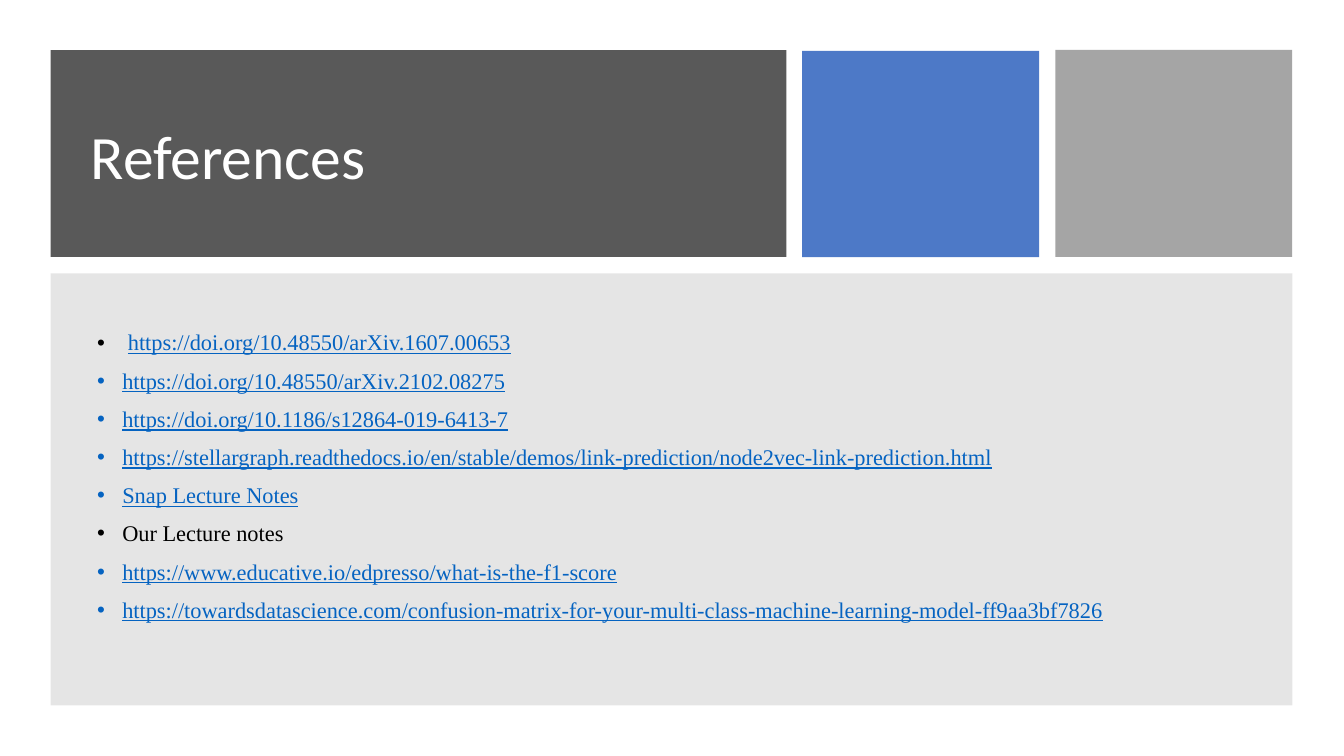
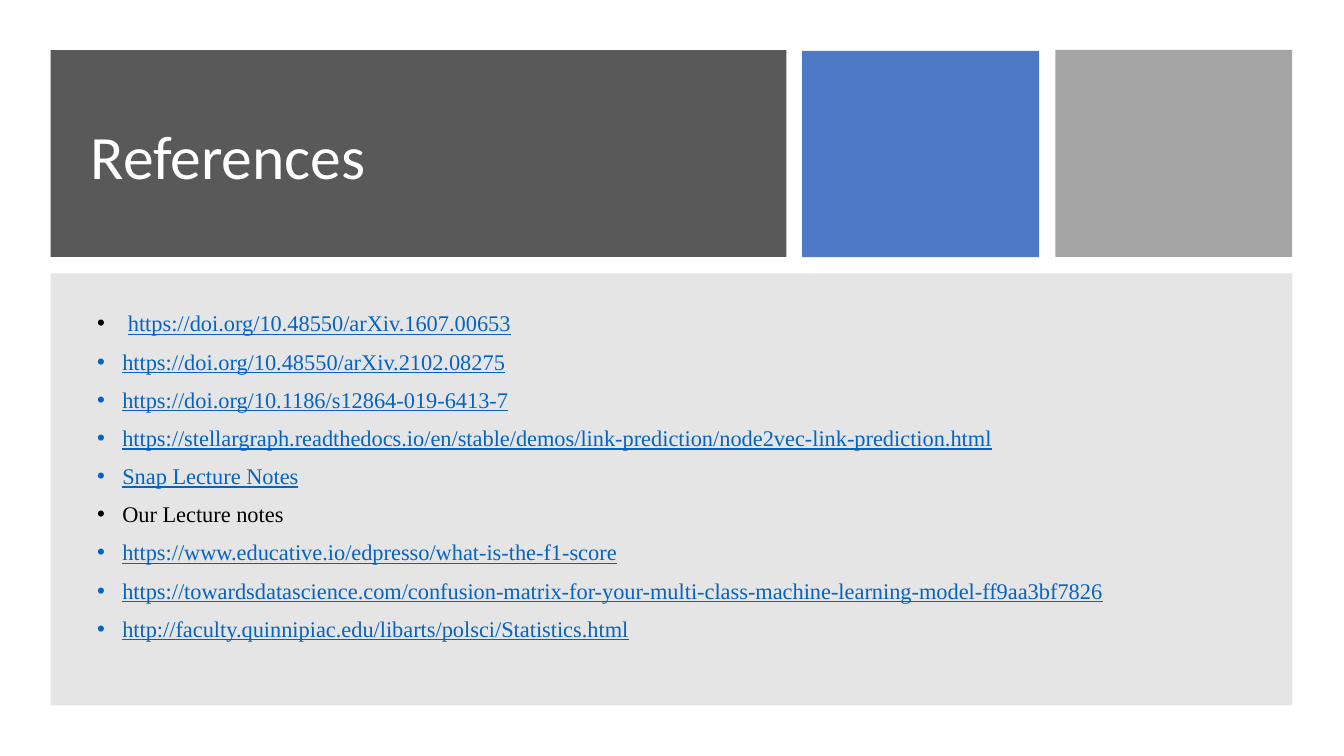
Before and after one commit to omerisildak/bbm462-Link-Prediction, a slide deck: slide 29 of Sunum/Presentation.pptx (slide 27 before the commit). Drawn at 1344x756 pixels with LibreOffice and Linux fonts; fonts in the diff are those of the drawing. Boxes give left, top, right and bottom in pixels: in the first picture for what was removed or moved away, otherwise in the second. Text is boxed around its words. In the diff, an @@ line names an element or a change of style, - is before the commit and + after.

```diff
--- a/Sunum/Presentation.pptx
+++ b/Sunum/Presentation.pptx
@@ text at [122, 621, 628, 642]: paragraph added @@
+• http://faculty.quinnipiac.edu/libarts/polsci/Statistics.html
```
Also in this commit, not shown: 6 other slides changed, 2 slides added.
